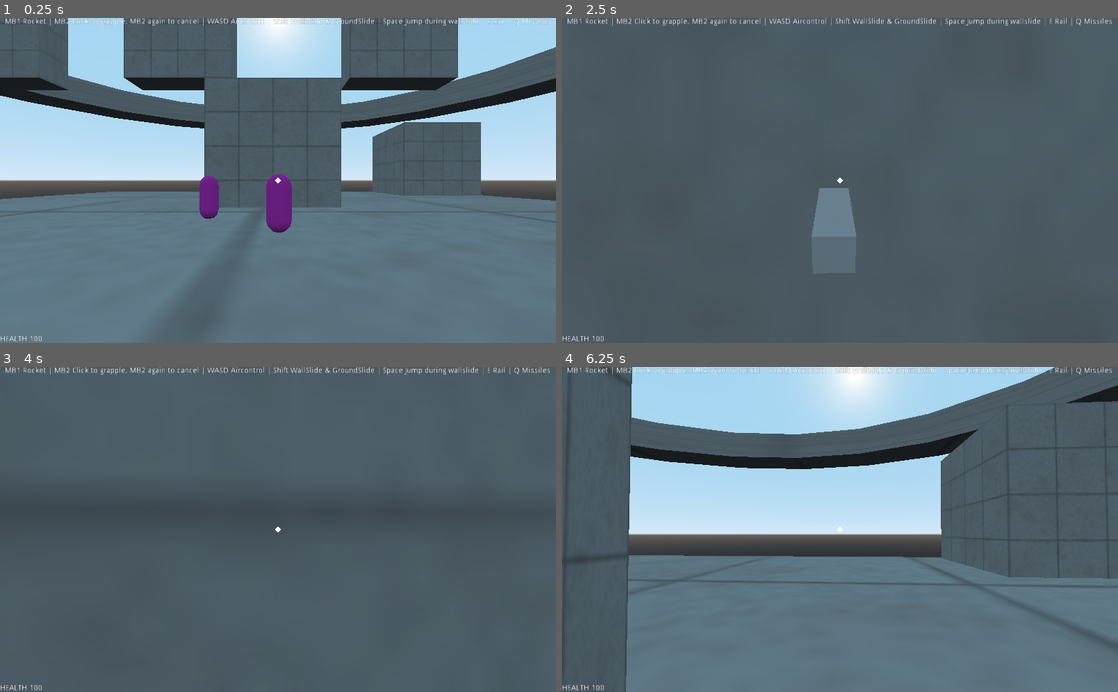
Above: before the commit, frames 1-4 (two rows, left to right).
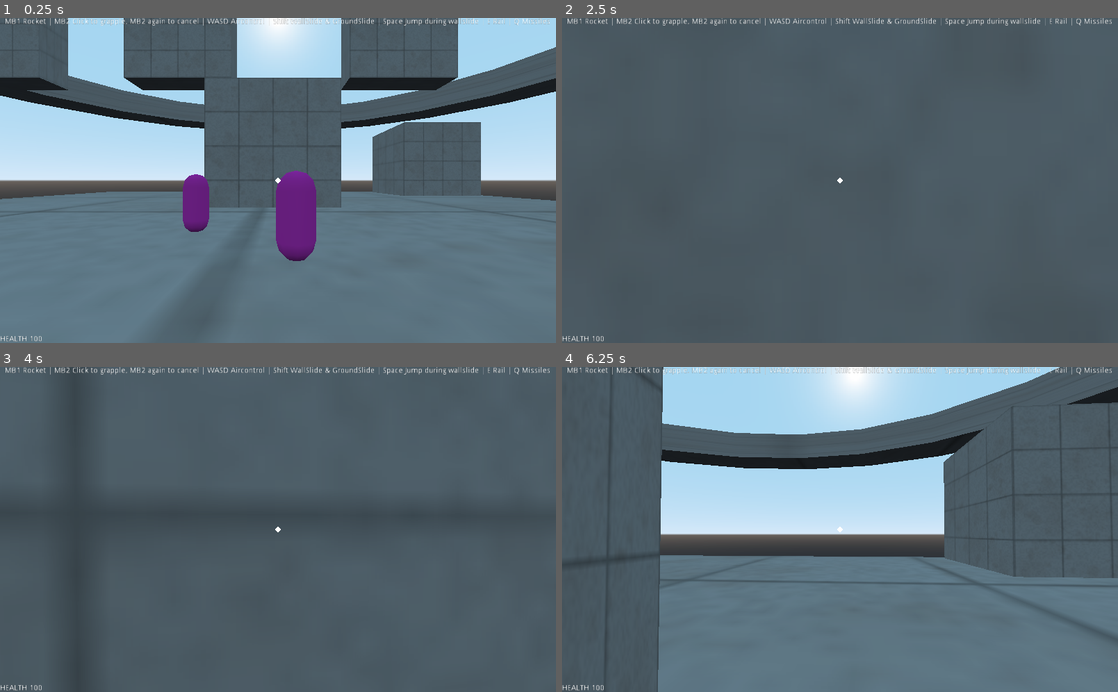
Above: after the commit, the same moments.

Repository: Game-Developers-Kerala/clichemovementshooter
Game: Godot game, scene res://levels/TestArena.tscn
Two runs of this game, one before a commit and one after it. Both use one fixed random seed, a clock stepped at 60 frames per second and the inputs below. The engine's default icon, where the game draws it, is replaced by a stand-in: a white triangle on a blue panel in a dark square.
Inputs (mouse positions are in pixels of both pictures, inside the frame that each line leads up to):
- Up to frame 1 (0.25 s): no input
- Up to frame 2 (2.5 s): tap Enter at 0.5, 1.25, 2 s; move the mouse to (867, 180) at 0.52 s; hold Right mouse button (grapple) 0.53-1.28 s; hold W (forward) from 0.53 s (still down); tap Space (jump) at 0.77, 1.52 s; tap Shift (slide) at 0.8, 1.35, 2.3 s; move the mouse to (812, 180) at 1.27 s; right-click (812, 180) at 1.55 s; move the mouse to (851, 174) at 2.02 s; hold Right mouse button (grapple) from 2.03 s (still down)
- Up to frame 3 (4 s): keep holding W (forward); tap Enter at 2.75, 3.5 s; move the mouse to (272, 536) at 2.77 s; release Right mouse button (grapple) at 2.78 s; tap Q (homingmissile) at 2.85 s; tap Space (jump) at 3.02, 3.77 s; right-click (272, 536) at 3.05 s; move the mouse to (316, 532) at 3.52 s; press the mouse at (316, 532) at 3.53 s; tap Shift (slide) at 3.8 s
- Up to frame 4 (6.25 s): tap Enter at 4.25 s; move the mouse to (795, 526) at 4.27 s; release the mouse at (795, 526) at 4.28 s; tap Shift (slide) at 4.35, 5.3 s; tap Space (jump) at 4.52, 6.02 s; right-click (795, 526) at 4.55 s; move the mouse to (845, 529) at 5.02 s; hold E (use) 5.03-5.78 s; move the mouse to (817, 523) at 5.77 s; release W (forward) at 5.78 s; hold D (right) from 5.78 s (still down); right-click (817, 523) at 5.85 s

The runs differ from the first frame. In frame 1, 2.5% of the frame differs, in the area x 32-57%, y 47-75%; in frame 2, 1.0%; in frame 3, 0.3%; in frame 4, 5.8%, in the area x 0-100%, y 0-100%.

Commit message:
added center of mass to homing projectile

Diff:
--- a/scenes/player.tscn
+++ b/scenes/player.tscn
@@ -1,6 +1,7 @@
-[gd_scene load_steps=11 format=2]
+[gd_scene load_steps=12 format=2]
 
 [ext_resource path="res://scripts/player.gd" type="Script" id=1]
+[ext_resource path="res://icon.png" type="Texture" id=2]
 
 [sub_resource type="CapsuleShape" id=1]
 radius = 0.4
@@ -34,7 +35,7 @@
 flags_transparent = true
 albedo_color = Color( 1, 1, 1, 0.356863 )
 
-[node name="Player" type="KinematicBody"]
+[node name="Player" type="KinematicBody" groups=["player"]]
 collision_mask = 258
 script = ExtResource( 1 )
 
@@ -179,14 +180,87 @@
 \\  PACK  /"
 align = 1
 
-[node name="GrappleRemote" type="RemoteTransform" parent="."]
-transform = Transform( 1, 0, 0, 0, 1, 0, 0, 0, 1, 0, 1.42, 0 )
-remote_path = NodePath("../floaters/GrappleRay")
-update_rotation = false
-update_scale = false
+[node name="PredictionBlink" type="Timer" parent="."]
+wait_time = 0.25
+autostart = true
+
+[node name="PredictionDebugIcons" type="Node" parent="."]
+
+[node name="Sprite3D" type="Sprite3D" parent="PredictionDebugIcons"]
+pixel_size = 0.008
+billboard = 1
+no_depth_test = true
+texture = ExtResource( 2 )
+
+[node name="Sprite3D2" type="Sprite3D" parent="PredictionDebugIcons"]
+pixel_size = 0.008
+billboard = 1
+no_depth_test = true
+texture = ExtResource( 2 )
+
+[node name="Sprite3D3" type="Sprite3D" parent="PredictionDebugIcons"]
+pixel_size = 0.008
+billboard = 1
+no_depth_test = true
+texture = ExtResource( 2 )
+
+[node name="Sprite3D4" type="Sprite3D" parent="PredictionDebugIcons"]
+pixel_size = 0.008
+billboard = 1
+no_depth_test = true
+texture = ExtResource( 2 )
+
+[node name="Sprite3D5" type="Sprite3D" parent="PredictionDebugIcons"]
+pixel_size = 0.008
+billboard = 1
+no_depth_test = true
+texture = ExtResource( 2 )
+
+[node name="Sprite3D6" type="Sprite3D" parent="PredictionDebugIcons"]
+pixel_size = 0.008
+billboard = 1
+no_depth_test = true
+texture = ExtResource( 2 )
+
+[node name="Sprite3D7" type="Sprite3D" parent="PredictionDebugIcons"]
+pixel_size = 0.008
+billboard = 1
+no_depth_test = true
+texture = ExtResource( 2 )
+
+[node name="Sprite3D8" type="Sprite3D" parent="PredictionDebugIcons"]
+pixel_size = 0.008
+billboard = 1
+no_depth_test = true
+texture = ExtResource( 2 )
+
+[node name="Sprite3D9" type="Sprite3D" parent="PredictionDebugIcons"]
+pixel_size = 0.008
+billboard = 1
+no_depth_test = true
+texture = ExtResource( 2 )
+
+[node name="Sprite3D10" type="Sprite3D" parent="PredictionDebugIcons"]
+pixel_size = 0.008
+billboard = 1
+no_depth_test = true
+texture = ExtResource( 2 )
+
+[node name="Sprite3D11" type="Sprite3D" parent="PredictionDebugIcons"]
+pixel_size = 0.008
+billboard = 1
+no_depth_test = true
+texture = ExtResource( 2 )
+
+[node name="Sprite3D12" type="Sprite3D" parent="PredictionDebugIcons"]
+pixel_size = 0.008
+billboard = 1
+no_depth_test = true
+texture = ExtResource( 2 )
 
 [connection signal="area_entered" from="GeneralArea" to="." method="_on_GeneralArea_area_entered"]
 [connection signal="body_entered" from="GeneralArea" to="." method="_on_GeneralArea_body_entered"]
 [connection signal="body_exited" from="GeneralArea" to="." method="_on_GeneralArea_body_exited"]
 [connection signal="body_entered" from="wallsidecheckarea" to="." method="_on_wallsidecheckarea_body_entered"]
 [connection signal="body_exited" from="wallsidecheckarea" to="." method="_on_wallsidecheckarea_body_exited"]
+[connection signal="timeout" from="PredictionBlink" to="." method="_on_PredictionBlink_timeout"]
--- a/scripts/player.gd
+++ b/scripts/player.gd
@@ -22,6 +22,10 @@
 var velocity : Vector3 = Vector3.ZERO
 var snap := Vector3.ZERO
 
+var grappled_enemy :Node = null
+onready var grapple_targ = $floaters/GrappleTargArea
+
+
 onready var cam = $Camera
 
 var auto_slide = false
@@ -53,7 +57,19 @@
 const RAILSHOT = preload("res://scenes/player_railshot.tscn")
 const MISSILE_PACK = preload("res://scenes/player_lockon_missile_pack.tscn")
 
+var predict_past_pos :PoolVector3Array = []
+var predict_past_vel :PoolVector3Array = []
+var predict_future_pos :PoolVector3Array = []
+onready var predict_blink_timer = $PredictionBlink
+
 func _ready():
+	predict_past_pos.resize(4)
+	predict_past_pos.fill(global_translation+CENTER_OF_MASS)
+	predict_past_vel.resize(4)
+	predict_past_vel.fill(Vector3.ZERO)
+	predict_future_pos.resize(12)
+	predict_future_pos.fill(global_translation+CENTER_OF_MASS)
+
 	$floaters/GrappleRay/GrappleMesh.hide()
 	Input.mouse_mode = Input.MOUSE_MODE_CAPTURED
 
@@ -94,9 +110,12 @@
 			else:
 				snap = Vector3.ZERO
 		movestates.grapple:
-			var grappletarg = $floaters/GrappleTargArea.global_translation
+			if is_instance_valid(grappled_enemy):
+				grapple_targ.global_translation = grappled_enemy.global_translation +grappled_enemy.CENTER_OF_MASS
+				$floaters/GrappleTargArea.glob
+			var grappletargPos = $floaters/GrappleTargArea.global_translation
 			var grappleorigin = global_translation+Vector3.UP*1.42
-			$floaters/GrappleRay.look_at(grappletarg,Vector3.UP)
+			$floaters/GrappleRay.look_at_from_position(grappleorigin,grappletargPos,Vector3.UP)
 			$floaters/GrappleRay.force_update_transform()
 			$floaters/GrappleRay.force_raycast_update()
 			grapplevec = $floaters/GrappleTargArea.global_translation-$floaters/GrappleRay.global_translation
@@ -316,7 +335,10 @@
 	if !$GrappleCancel.is_stopped():
 		return
 	if $Camera/AimRay.is_colliding():
+		var collider = $Camera/AimRay.get_collider()
 		var point = $Camera/AimRay.get_collision_point()
+		if collider.get_collision_layer_bit(cmn.colliders.enemy_hurtbox):
+			grappled_enemy = collider.hit_receiver
 		$floaters/GrappleTargArea.global_translation = point
 		grappling = true
 		$floaters/GrappleRay/GrappleMesh.show()
@@ -349,3 +371,32 @@
 func _on_GeneralArea_area_entered(area):
 	if area.get_collision_layer_bit(cmn.colliders.pickup):
 		pick_up(area)
+
+
+func _on_PredictionBlink_timeout():
+	var curPos = global_translation+CENTER_OF_MASS
+	var predi
+	var interval = $PredictionBlink.wait_time
+	match movestate:
+		movestates.none:
+			for i in predict_future_pos.size():
+				predict_future_pos[i] = curPos
+				$PredictionDebugIcons.get_child(i).global_translation = predict_future_pos[i]
+		movestates.ground:
+			for i in predict_future_pos.size():
+				predict_future_pos[i] = curPos + velocity*(i+1)*interval
+				$PredictionDebugIcons.get_child(i).global_translation = predict_future_pos[i]
+		movestates.grapple:
+			for i in predict_future_pos.size():
+				predict_future_pos[i] = curPos + velocity*(i+1)*interval
+				$PredictionDebugIcons.get_child(i).global_translation = predict_future_pos[i]
+		movestates.wall:
+			for i in predict_future_pos.size():
+				predict_future_pos[i] = curPos + velocity*(i+1)*interval
+				$PredictionDebugIcons.get_child(i).global_translation = predict_future_pos[i]
+		movestates.air:
+			var temp_vel = velocity
+			for i in predict_future_pos.size():
+				temp_vel -= Vector3.UP*GRAVITY*0.25
+				predict_future_pos[i] = curPos + temp_vel*(i+1)*interval
+				$PredictionDebugIcons.get_child(i).global_translation = predict_future_pos[i]
--- a/scripts/shared/projectile_homing.gd
+++ b/scripts/shared/projectile_homing.gd
@@ -29,7 +29,7 @@
 func process_extend(delta):
 	if launched and is_instance_valid(target):
 		var looking_at = global_translation - global_transform.basis.z
-		target_pos = target.global_translation+Vector3.UP
+		target_pos = target.global_translation+target.CENTER_OF_MASS
 		look_dir = lerp(looking_at,target_pos,delta*steering)
 		look_at(target_pos,Vector3.UP)
 	translate_object_local(Vector3.FORWARD*speed*delta)
--- a/test/dummyenemy.gd
+++ b/test/dummyenemy.gd
@@ -2,6 +2,16 @@
 
 const CENTER_OF_MASS = Vector3.UP
 
+const SPEED = 10
+var velocity := Vector3.ZERO
+var time :=0.0
+
 func get_hit(args:={}):
 	print(self.name," got hit=====\n",args)
 	return
+
+func _physics_process(delta):
+	time += delta
+	velocity.x = sin(time)*SPEED
+	velocity.z = cos(time)*SPEED
+	move_and_slide(velocity)
